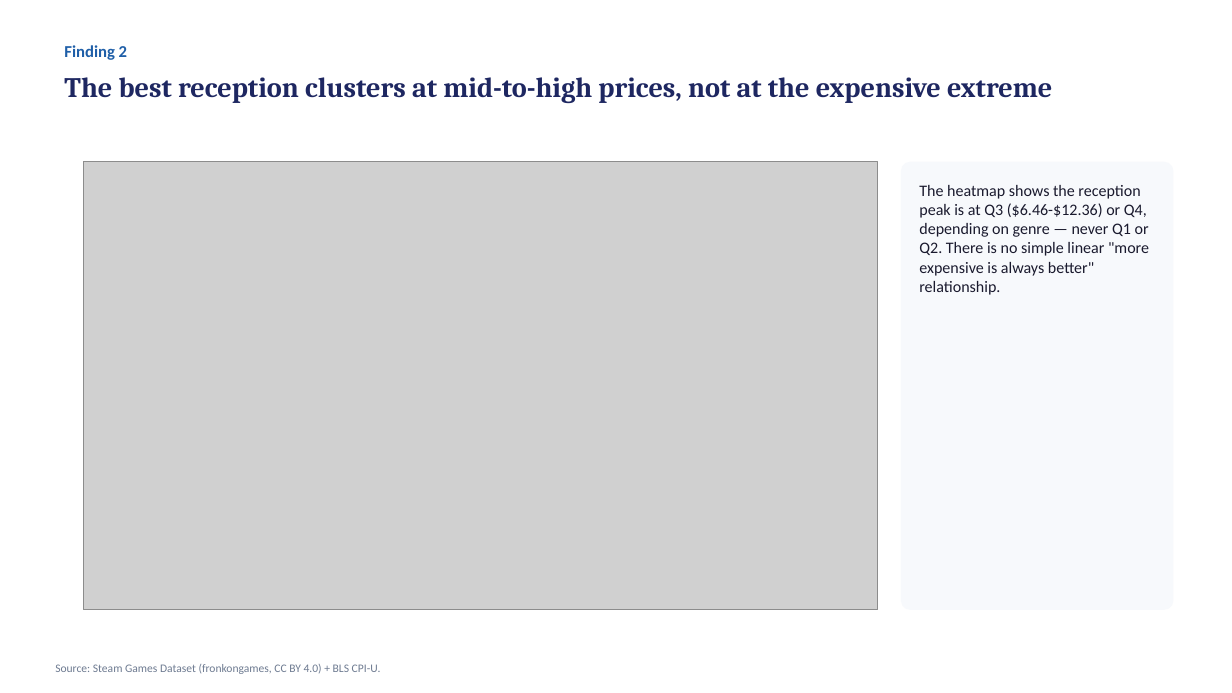
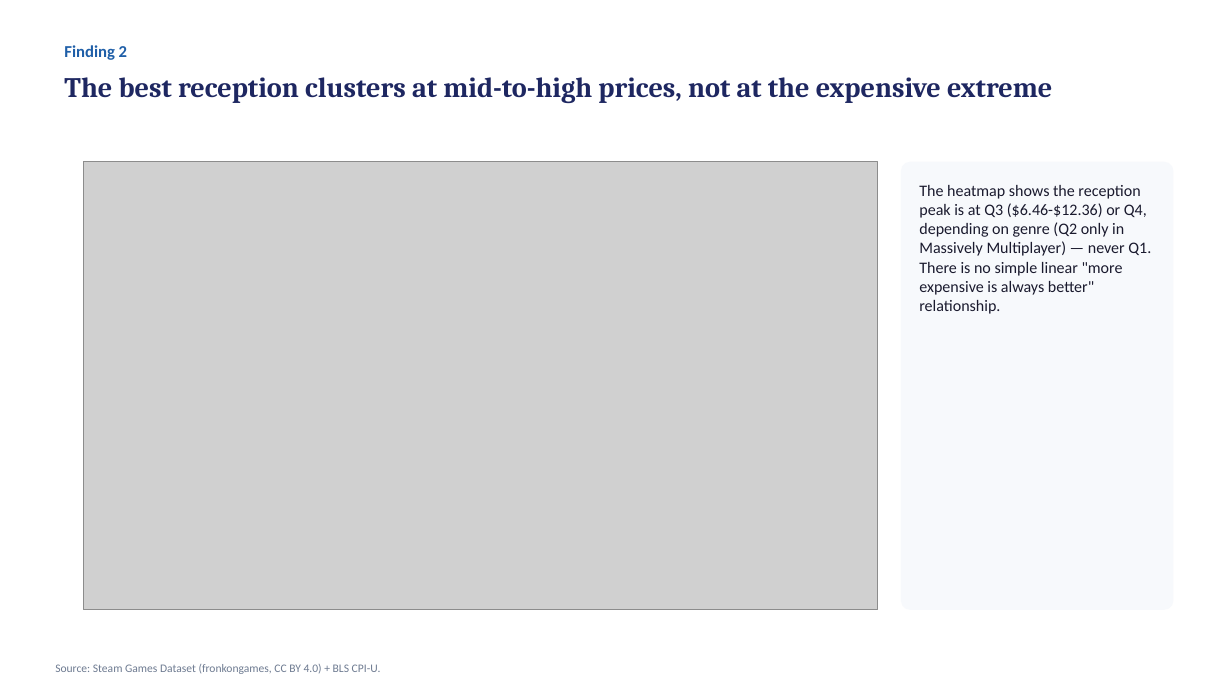
Before and after one commit to BobbyTarantino099/steam-price-reception, a slide deck: slide 5 of entregables/presentacion_fase5.pptx. Drawn at 1232x693 pixels with LibreOffice and Linux fonts; fonts in the diff are those of the drawing; grey boxes stand for pictures. Boxes give left, top, right and bottom in pixels: in the first picture for what was removed or moved away, otherwise in the second. Text is boxed around its words. In the diff, an @@ line names an element or a change of style, - is before the commit and + after.

```diff
--- a/entregables/presentacion_fase5.pptx
+++ b/entregables/presentacion_fase5.pptx
@@ text at <box>919,185,1151,314</box>: text changed @@
-The heatmap shows the reception peak is at Q3 ($6.46-$12.36) or Q4, depending on genre — never Q1 or Q2. There is no simple linear "more expensive is always better" relationship.
+The heatmap shows the reception peak is at Q3 ($6.46-$12.36) or Q4, depending on genre (Q2 only in Massively Multiplayer) — never Q1. There is no simple linear "more expensive is always better" relationship.
```
Also in this commit, not shown: 2 other slides changed, 17 other files.
